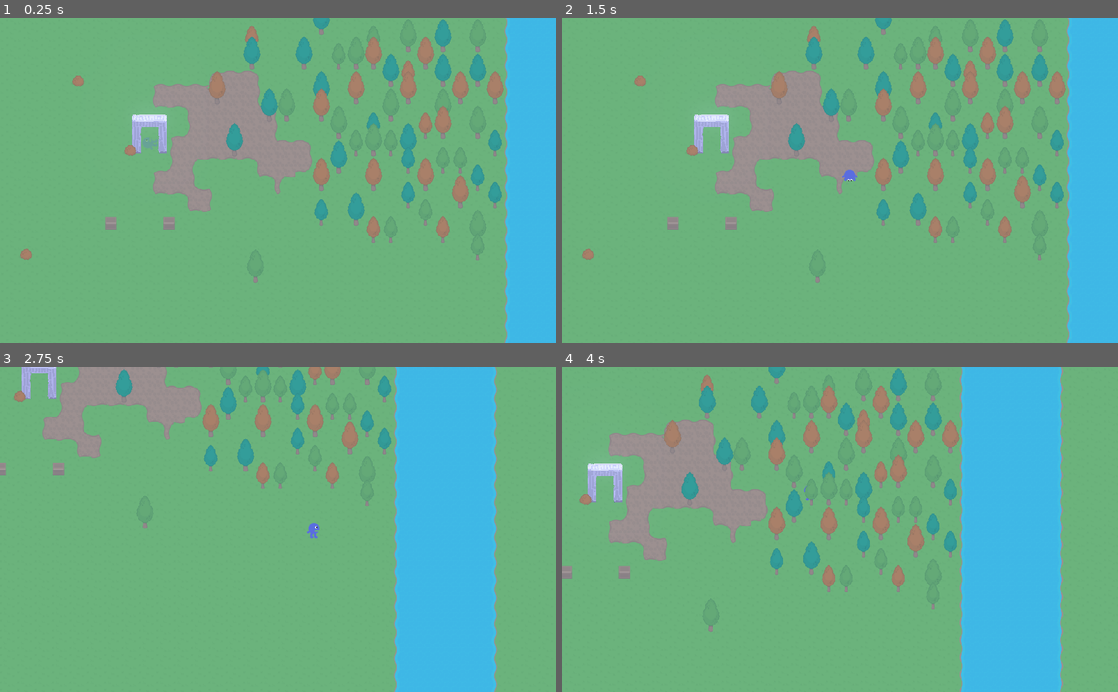
Above: before the commit, frames 1-4 (two rows, left to right).
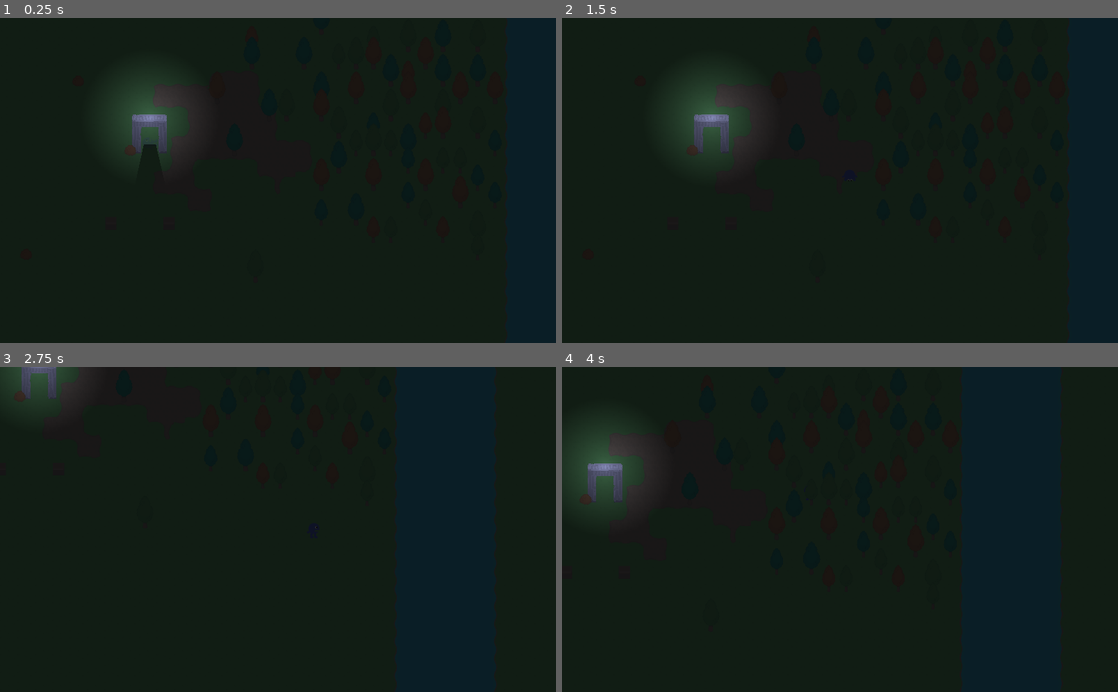
Above: after the commit, the same moments.

Repository: bagedevimo/pxljam19
Game: Godot game, scene res://Game.tscn
Two runs of this game, one before a commit and one after it. Both use one fixed random seed, a clock stepped at 60 frames per second and the inputs below.
Inputs:
- Up to frame 1 (0.25 s): no input
- Up to frame 2 (1.5 s): hold Right (ui_right) 0.53-1.28 s; tap Space (ui_select) at 0.77 s; hold Down (ui_down) from 1.28 s (still down)
- Up to frame 3 (2.75 s): tap Space (ui_select) at 1.52 s; release Down (ui_down) at 2.03 s; hold Right (ui_right) from 2.03 s (still down)
- Up to frame 4 (4 s): release Right (ui_right) at 2.78 s; hold Up (ui_up) 2.78-3.53 s; tap Space (ui_select) at 3.02, 3.77 s; hold Left (ui_left) from 3.53 s (still down)

The runs differ from the first frame. In frame 1, 100% of the frame differs, in the area x 0-100%, y 0-100%; in frame 2, 100%; in frame 3, 100%; in frame 4, 100%.

Commit message:
Random lightly experiment

Diff:
--- a/Game.tscn
+++ b/Game.tscn
@@ -70,3 +70,6 @@
 
 [node name="WorldEnvironment" type="WorldEnvironment" parent="."]
 environment = SubResource( 1 )
+
+[node name="CanvasModulate" type="CanvasModulate" parent="."]
+color = Color( 0.164706, 0.164706, 0.164706, 1 )
--- a/Gate.tscn
+++ b/Gate.tscn
@@ -1,6 +1,7 @@
-[gd_scene load_steps=3 format=2]
+[gd_scene load_steps=4 format=2]
 
 [ext_resource path="res://RPGpack_sheet_32x32.png" type="Texture" id=1]
+[ext_resource path="res://alphaglow_halfsharp.png" type="Texture" id=2]
 
 [sub_resource type="RectangleShape2D" id=1]
 extents = Vector2( 7.92542, 6.36963 )
@@ -21,3 +22,9 @@
 [node name="CollisionShape2D2" type="CollisionShape2D" parent="StaticBody2D"]
 position = Vector2( 24.0151, 41.5274 )
 shape = SubResource( 1 )
+
+[node name="Light2D" type="Light2D" parent="."]
+position = Vector2( -0.112534, -17.4117 )
+texture = ExtResource( 2 )
+color = Color( 1, 1, 1, 0.435294 )
+shadow_enabled = true
--- a/Player.tscn
+++ b/Player.tscn
@@ -62,6 +62,9 @@
 "values": [ Color( 1, 1, 1, 1 ), Color( 1, 1, 1, 1 ), Color( 1, 1, 1, 0 ) ]
 }
 
+[sub_resource type="OccluderPolygon2D" id=4]
+polygon = PoolVector2Array( 11.6245, 2.64802, 10.6973, 14.2739, -9.70159, 14.5592, -10.4148, 2.64802 )
+
 [node name="Player" type="KinematicBody2D"]
 script = ExtResource( 1 )
 
@@ -86,4 +89,6 @@
 
 [node name="Storage" parent="." instance=ExtResource( 3 )]
 
+[node name="LightOccluder2D" type="LightOccluder2D" parent="."]
+occluder = SubResource( 4 )
 [connection signal="animation_finished" from="AnimationPlayer" to="." method="_on_AnimationPlayer_animation_finished"]
Not shown: 2 places in Player.tscn that only renumber resources
Binary file added: alphaglow_halfsharp.png
Not shown, added: alphaglow_halfsharp.png.import
